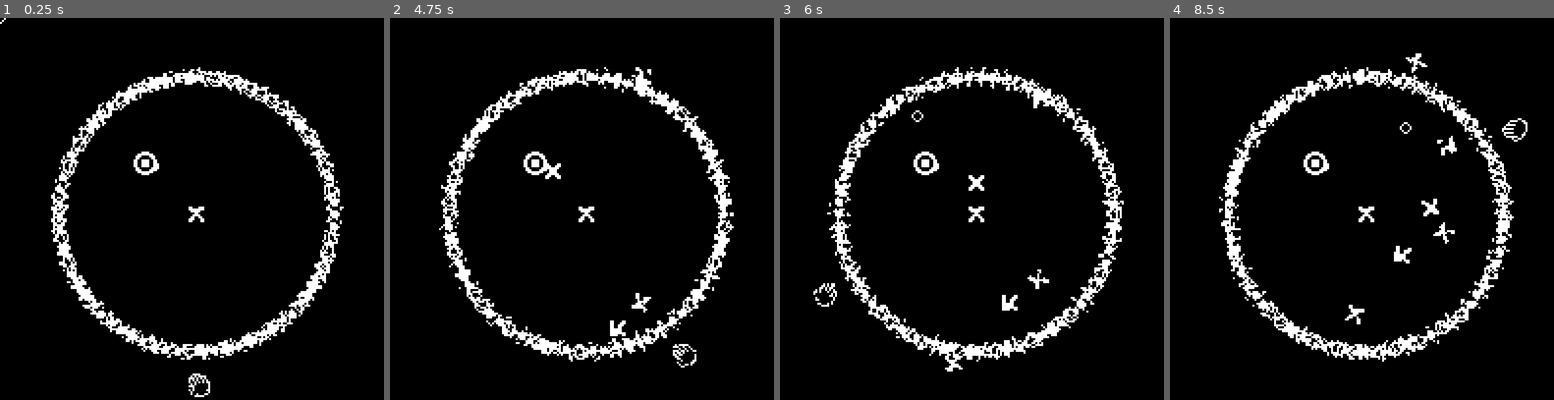
Above: before the commit, frames 1-4 (left to right).
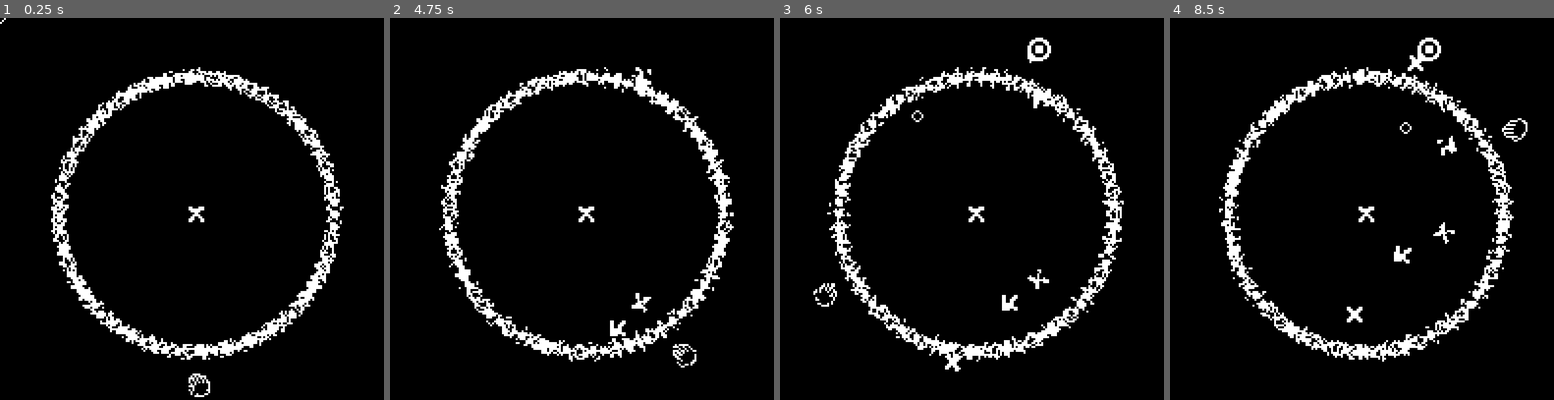
Above: after the commit, the same moments.

Repository: leogeier/amalgamage
Game: Godot game, scene res://scenes/Arena/Arena.tscn
Two runs of this game, one before a commit and one after it. Both use one fixed random seed, a clock stepped at 60 frames per second and the inputs below. Sound files missing from this copy of the repository are replaced by a short silence.
Inputs (mouse positions are in pixels of both pictures, inside the frame that each line leads up to):
- Up to frame 1 (0.25 s): no input
- Up to frame 2 (4.75 s): move the mouse to (674, 193) at 0.52 s; hold Right (ui_right) 0.53-1.28 s; tap Space (shoot) every 0.75 s from 0.6 to 4.35 s; move the mouse to (509, 235) at 1.27 s; hold Left (ui_left) 1.28-2.03 s; move the mouse to (624, 128) at 2.02 s; hold Right (ui_right) 2.03-3.53 s; move the mouse to (566, 293) at 2.77 s; move the mouse to (704, 273) at 3.52 s; hold Left (ui_left) from 3.53 s (still down); move the mouse to (466, 155) at 4.27 s
- Up to frame 3 (6 s): move the mouse to (995, 212) at 5.02 s; tap Space (shoot) at 5.1, 5.85 s; move the mouse to (918, 117) at 5.77 s; release Left (ui_left) at 5.78 s; hold Right (ui_right) from 5.78 s (still down)
- Up to frame 4 (8.5 s): move the mouse to (1454, 193) at 6.52 s; tap Space (shoot) at 6.6, 7.35, 8.1 s; move the mouse to (1289, 235) at 7.27 s; move the mouse to (1404, 128) at 8.02 s; release Right (ui_right) at 8.03 s; hold Left (ui_left) from 8.03 s (still down)

The runs differ from the first frame. In frame 1, 0.2% of the frame differs, in the area x 34-42%, y 34-42%; in frame 2, 0.3%; in frame 3, 0.6%; in frame 4, 0.8%, in the area x 34-71%, y 5-89%.

Commit message:
spawn enemies regularly

Diff:
--- a/ld-46/scenes/Arena/Arena.gd
+++ b/ld-46/scenes/Arena/Arena.gd
@@ -16,11 +16,11 @@
 
 func spawn_block(pos, dir, rot):
 	var new_block = block.instance()
+	add_child(new_block)
 	new_block.position = pos
 	new_block.rotation = rot
 	new_block.direction = dir
 	new_block.velocity = block_velocity
-	add_child(new_block)
 
 func _process(delta):
 	if screenshake_start != null:
--- a/ld-46/scenes/Arena/Arena.tscn
+++ b/ld-46/scenes/Arena/Arena.tscn
@@ -5,7 +5,7 @@
 [ext_resource path="res://scenes/Amalgam/Amalgam.tscn" type="PackedScene" id=3]
 [ext_resource path="res://scenes/Cursor/Cursor.tscn" type="PackedScene" id=4]
 [ext_resource path="res://scenes/Border/Border.tscn" type="PackedScene" id=5]
-[ext_resource path="res://scenes/EnemySpawner/EnemySpawner.tscn" type="PackedScene" id=6]
+[ext_resource path="res://scenes/SpawnController/SpawnController.tscn" type="PackedScene" id=6]
 
 [node name="Arena" type="Node2D" groups=[
 "arena",
@@ -27,5 +27,7 @@
 
 [node name="Cursor" parent="." instance=ExtResource( 4 )]
 
-[node name="EnemySpawner" parent="." instance=ExtResource( 6 )]
-position = Vector2( 73.6741, 73.8936 )
+[node name="SpawnController" parent="." instance=ExtResource( 6 )]
+position = Vector2( 100, 100 )
+
+[node name="SpawnControllerTimer" type="Timer" parent="."]
--- a/ld-46/scenes/EnemySpawner/EnemySpawner.gd
+++ b/ld-46/scenes/EnemySpawner/EnemySpawner.gd
@@ -6,26 +6,31 @@
 var kind
 var dir
 var arena
+var remove = false
 
 const blink_period = 800
 
 
-func start_spawn(new_kind, new_dir, new_warn_dur, angle_var = .5):
+func start_spawn(new_kind, new_dir, new_warn_dur = 4000, angle_var = .4):
 	dir = new_dir.rotated(rand_range(-angle_var, angle_var))
-	$Arrow.look_at(position + dir)
+	$Arrow.look_at(global_position + dir * 5)
+	print(dir)
 	spawn_start = OS.get_ticks_msec()
 	warn_duration = new_warn_dur
 	kind = new_kind
 
 func spawn_block():
-	arena.spawn_block(position, dir, 0)
+	arena.spawn_block(global_position	, dir, 0)
+
+func schedule_removal():
+	remove = true
 
 func _ready():
 	var arena_group = get_tree().get_nodes_in_group("arena")
 	if not arena_group.empty():
 		arena = arena_group[0]
 
-	start_spawn("block", Vector2(1,1), 4000)
+	$SpawnSound.connect("finished", self, "schedule_removal")
 
 func _process(delta):
 	if spawn_start != null and arena != null:
@@ -34,6 +39,7 @@
 			if kind == "block":
 				spawn_block()
 			$SpawnSound.play()
+			hide()
 			spawn_start = null
 		else:
 			if elapsedTime % blink_period < blink_period / 2:
@@ -42,3 +48,7 @@
 				show()
 			else:
 				hide()
+
+	if remove:
+		get_parent().remove_child(self)
+		queue_free()
--- a/ld-46/scenes/GameOver/GameOver.gd
+++ b/ld-46/scenes/GameOver/GameOver.gd
@@ -34,6 +34,7 @@
 		TransitionSounds.play_hit()
 		get_tree().change_scene("res://scenes/Title/Title.tscn")
 
+	# duplicate code from arena
 	if screenshake_start != null:
 		if screenshake_start + screenshake_duration < OS.get_ticks_msec():
 			screenshake_start = null
--- /dev/null
+++ b/ld-46/scenes/SpawnController/SpawnController.gd
@@ -0,0 +1,45 @@
+extends Node2D
+
+
+export(float) var spawn_delay = 10.0
+export(float) var min_delay = 4.5
+export(float) var delay_variation = 0.8
+export(float) var delay_reduction = 0.5
+export(bool) var active = true
+export(float) var radius = 90.0
+export(String) var kind = "block"
+
+var amalgam
+
+const enemy_spawner = preload("res://scenes/EnemySpawner/EnemySpawner.tscn")
+
+
+func handle_spawn_timer():
+	new_spawn()
+	spawn_delay = max(spawn_delay - delay_reduction, min_delay)
+	prepare_timer()
+
+func new_spawn():
+	var spawner_pos = Vector2(radius,0).rotated(randf() * 2 * PI)
+
+	var new_spawner = enemy_spawner.instance()
+	add_child(new_spawner)
+	new_spawner.position = spawner_pos
+
+	var dir = (amalgam.global_position - to_global(spawner_pos)).normalized()
+	new_spawner.start_spawn(kind, dir)
+
+func prepare_timer():
+	var delay = spawn_delay + rand_range(-delay_variation, delay_variation)
+	$SpawnTimer.start(delay)
+
+func _ready():
+	var amalgam_group = get_tree().get_nodes_in_group("amalgam")
+	if amalgam_group.empty():
+		return
+
+	amalgam = amalgam_group[0]
+
+	$SpawnTimer.connect("timeout", self, "handle_spawn_timer")
+
+	$SpawnTimer.start(randf() * 2.0 + 4.0)
--- /dev/null
+++ b/ld-46/scenes/SpawnController/SpawnController.tscn
@@ -0,0 +1,9 @@
+[gd_scene load_steps=2 format=2]
+
+[ext_resource path="res://scenes/SpawnController/SpawnController.gd" type="Script" id=1]
+
+[node name="SpawnController" type="Node2D"]
+script = ExtResource( 1 )
+
+[node name="SpawnTimer" type="Timer" parent="."]
+one_shot = true
